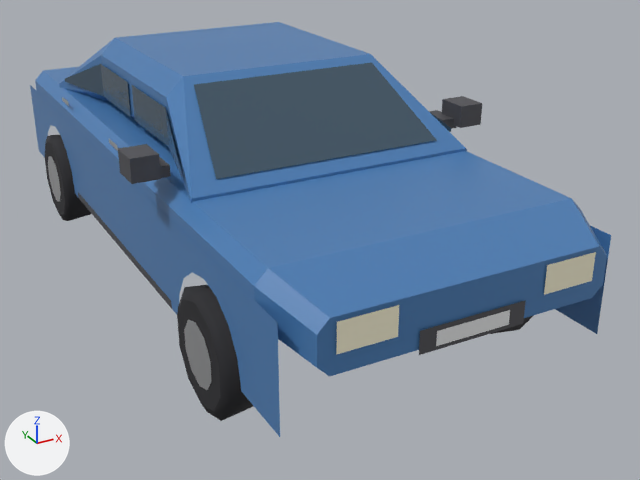
The FBX model unity/Assets/Models/Vehicles/10/0.fbx: old version first, new version second.
Rendered twice from a 50 mm camera at (-2.24, -5.01, 2.6) aimed at (0.3, -0.39, 0.29). The lights are fixed; the arrows at lower left show +X, +Y and +Z. The picture after the commit comes second. Where no turn or scale is listed for an object, it has been applied to the vertices.

In view in the first picture: '10_0'.
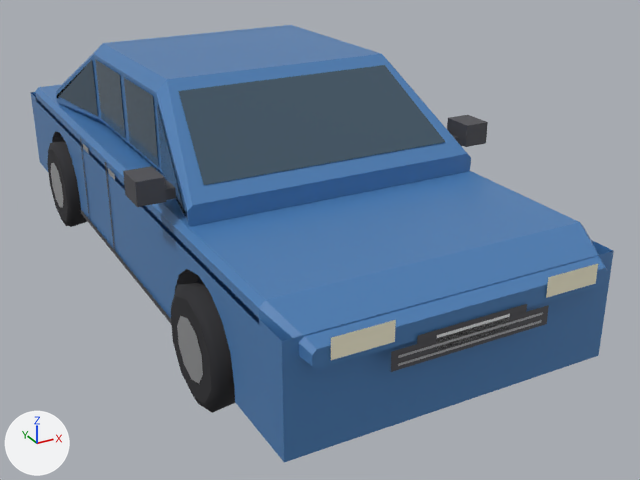
What differs and where, as boxes [x1, y1, x2, y2] in the pictures (640 x 480 px; the box of a moved part takes in the faces that stretch with it):
'10_0', reshaped: before [30, 22, 611, 437]; after [31, 25, 614, 462]
part 1 of me_10_0, moved or reshaped: before [177, 285, 253, 421]; after [171, 282, 235, 413]
part 2 of me_10_0, moved or reshaped: before [184, 320, 212, 390]; after [177, 316, 203, 383]
part 3 of me_10_0, moved or reshaped: before [45, 135, 91, 221]; after [47, 142, 88, 227]
part 4 of me_10_0, moved or reshaped: before [48, 156, 61, 201]; after [51, 163, 63, 208]
part 5 of me_10_0, moved or reshaped: before [78, 192, 172, 309]; after [81, 210, 171, 323]
part 6 of me_10_0, moved or reshaped (not visible afterwards): before [491, 315, 534, 334]
part 7 of me_10_0, moved or reshaped: before [419, 300, 526, 355]; after [417, 304, 527, 344]
part 8 of me_10_0, moved or reshaped: before [436, 310, 510, 346]; after [436, 314, 510, 350]
part 9 of me_10_0, moved or reshaped: before [159, 157, 171, 178]; after [165, 179, 176, 200]
part 10 of me_10_0, moved or reshaped: before [118, 144, 161, 184]; after [123, 166, 167, 207]
part 11 of me_10_0, moved or reshaped (mostly hidden afterwards): before [429, 110, 457, 129]; after [451, 134, 462, 146]
part 12 of me_10_0, moved or reshaped: before [442, 96, 482, 128]; after [447, 115, 488, 147]
part 13 of me_10_0, rebuilt (8% shorter): before [35, 67, 607, 376]; after [35, 85, 608, 370]
part 14 of me_10_0, rebuilt (11% taller): before [59, 22, 467, 203]; after [56, 25, 471, 226]
part 15 of me_10_0, rebuilt (10% wider): before [194, 63, 436, 179]; after [178, 65, 445, 185]
part 16 of me_10_0, rebuilt (20% shorter): before [336, 305, 399, 355]; after [331, 320, 396, 360]
part 17 of me_10_0, rebuilt (20% shorter): before [544, 252, 596, 295]; after [546, 264, 598, 298]
part 18 of me_10_0, deleted: before [62, 64, 451, 177]
part 19 of me_10_0, built on: before [30, 85, 611, 437]; after [31, 59, 614, 462]

Edits to the bpy script that builds the scene:
```text
Change me_10_0:
    used by ob_10_0; location = (0.0, 0.0, 0.0)
    remove me_10_0.from_pydata(...)  # 384 vertices, 193 faces; spans x -1.08..1.08, y -2.34..2.34, z 0.0..1.48
    add me_10_0.from_pydata(...)  # 520 vertices, 290 faces; spans x -1.08..1.08, y -2.34..2.34, z 0.0..1.47
    me_10_0 part 1: the loose piece of 30 vertices spanning x -0.95..-0.74, y -1.75..-1.11, z 0.0..0.68 is moved by (-0.01, 0.08, -0.01)
    me_10_0 part 2: the loose piece of 10 vertices spanning x -0.96, y -1.6..-1.26, z 0.16..0.52 is moved by (-0.01, 0.08, -0.01)
    me_10_0 part 3: the loose piece of 30 vertices spanning x -0.95..-0.74, y 1.15..1.79, z 0.0..0.68 is moved by (-0.01, -0.12, -0.01)
    me_10_0 part 4: the loose piece of 10 vertices spanning x -0.96, y 1.3..1.64, z 0.16..0.52 is moved by (-0.01, -0.12, -0.01)
    me_10_0 part 5: the loose piece of 4 vertices spanning x -0.9, y -0.92..0.98, z 0.34..0.39 is moved by (0.0, -0.03, -0.11)
    me_10_0 part 6: the loose piece of 30 vertices spanning x 0.74..0.95, y -1.75..-1.11, z 0.0..0.68 is moved by (0.01, 0.08, -0.01)
    me_10_0 part 7: the loose piece of 4 vertices spanning x -0.29..0.29, y -2.34, z 0.62..0.74 is moved by (0.0, 0.0, -0.02)
    me_10_0 part 8: the loose piece of 4 vertices spanning x -0.2..0.2, y -2.34, z 0.64..0.72 is moved by (0.0, 0.0, -0.02)
    me_10_0 part 9: the loose piece of 8 vertices spanning x -0.95..-0.85, y -0.9..-0.7, z 1.08..1.14 is moved by (0.0, -0.06, -0.1)
    me_10_0 part 10: the loose piece of 8 vertices spanning x -1.08..-0.93, y -0.97..-0.78, z 1.1..1.23 is moved by (0.0, -0.06, -0.1)
    me_10_0 part 11: the loose piece of 8 vertices spanning x 0.85..0.95, y -0.9..-0.7, z 1.08..1.14 is moved by (0.0, -0.06, -0.1)
    me_10_0 part 12: the loose piece of 8 vertices spanning x 0.93..1.08, y -0.97..-0.78, z 1.1..1.23 is moved by (0.0, -0.06, -0.1)
    me_10_0 part 13: the loose piece of 32 vertices spanning x -0.9..0.9, y -2.33..2.33, z 0.64..1.04 is rebuilt with 32 vertices and now spans x -0.9..0.9, y -2.33..2.33, z 0.69..0.9
    me_10_0 part 14: the loose piece of 32 vertices spanning x -0.84..0.84, y -1.15..1.45, z 1.01..1.48 is rebuilt with 32 vertices and now spans x -0.87..0.87, y -1.16..1.49, z 0.88..1.47
    me_10_0 part 15: the loose piece of 4 vertices spanning x -0.68..0.68, y -1.08..-0.55, z 1.09..1.45 is rebuilt with 4 vertices and now spans x -0.74..0.74, y -1.08..-0.55, z 1.07..1.42
    me_10_0 part 16: the loose piece of 4 vertices spanning x -0.69..-0.4, y -2.33, z 0.74..0.89 is rebuilt with 4 vertices and now spans x -0.72..-0.41, y -2.33, z 0.72..0.83
    me_10_0 part 17: the loose piece of 4 vertices spanning x 0.4..0.69, y -2.33, z 0.74..0.89 is rebuilt with 4 vertices and now spans x 0.41..0.72, y -2.33, z 0.72..0.83
    me_10_0 part 18: 8 loose pieces with 40 vertices, spanning x -0.9..0.9, y -1.01..1.31, z 1.01..1.32, are deleted
    me_10_0 part 19: 44 vertices removed from x -0.9..0.9, y -2.22..2.22, z 0.34..0.89; 212 vertices added at x -0.91..0.91, y -2.34..2.26, z 0.23..1.38
    other edits to the shape of me_10_0 do not show in these pictures
```
